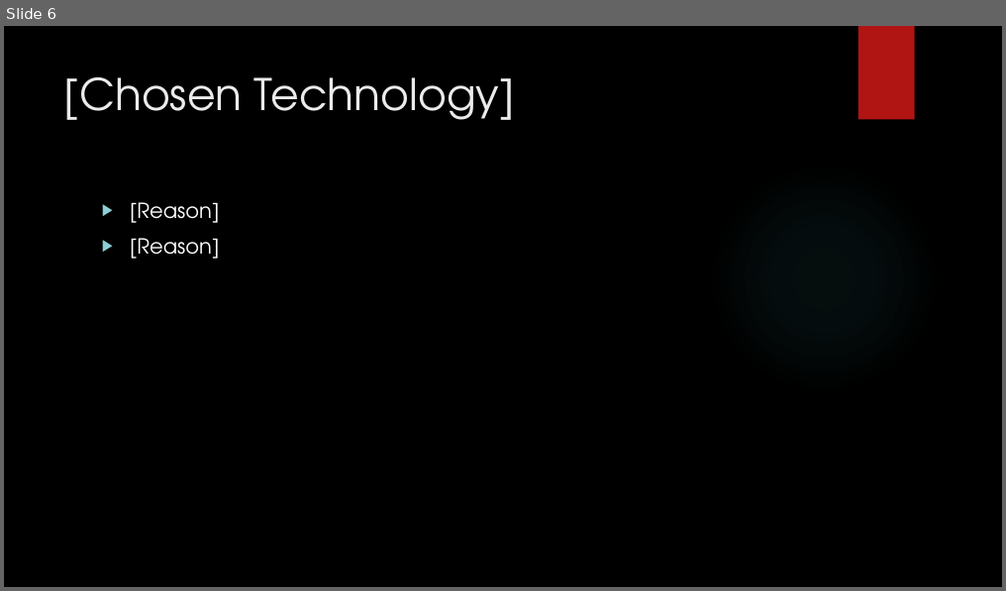
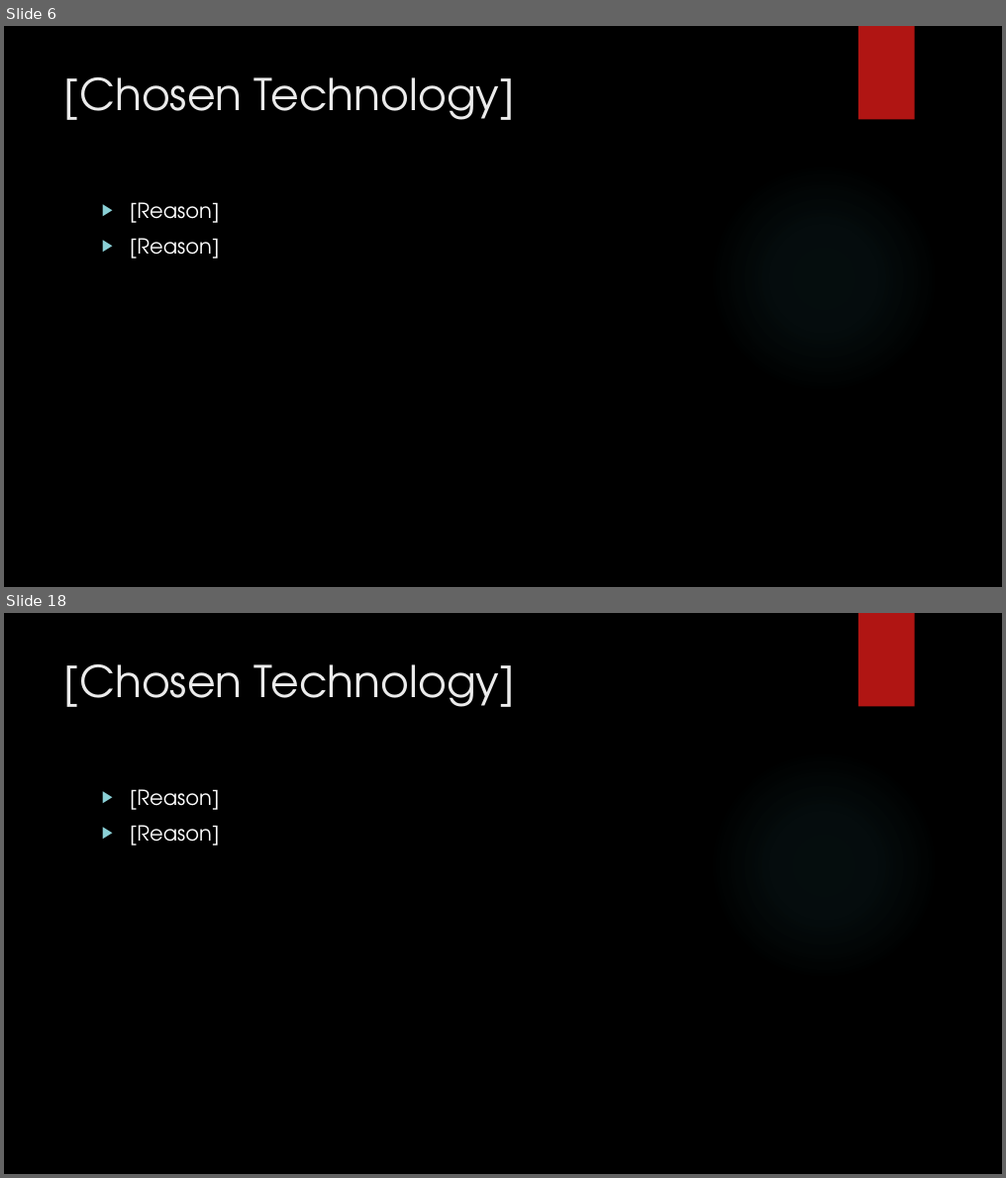
Before and after one commit to junmin-yee/Landmarked, a slide deck: Technology Presentation.pptx. Shown one above the other, each under a label of ours: slide 6 before the commit, slides 6 and 18 after it; the slides between them are not shown. The pictures are 1006x591 and 1006x1178 pixels, drawn with LibreOffice and Linux fonts; fonts in the diff are those of the drawing; background and template pictures are left out. Boxes give left, top, right and bottom in pixels: in the first picture for what was removed or moved away, otherwise in the second. Text is boxed around its words. In the diff, an @@ line names an element or a change of style, - is before the commit and + after.

```diff
--- a/Technology Presentation.pptx
+++ b/Technology Presentation.pptx
@@ slide 18 added at [4, 613, 1002, 1174], background picture (left out); not listed: 2 template elements that a slide beside it also shows @@
@@ title added at [64, 664, 515, 707], 42 pt, text #EBEBEB @@
+[Chosen Technology]
@@ text added at [130, 789, 219, 846], 20 pt, text #FFFFFF @@
+▶ [Reason]
+▶ [Reason]
```
Also in this commit, not shown: 52 other slides added, 1 slide removed.
